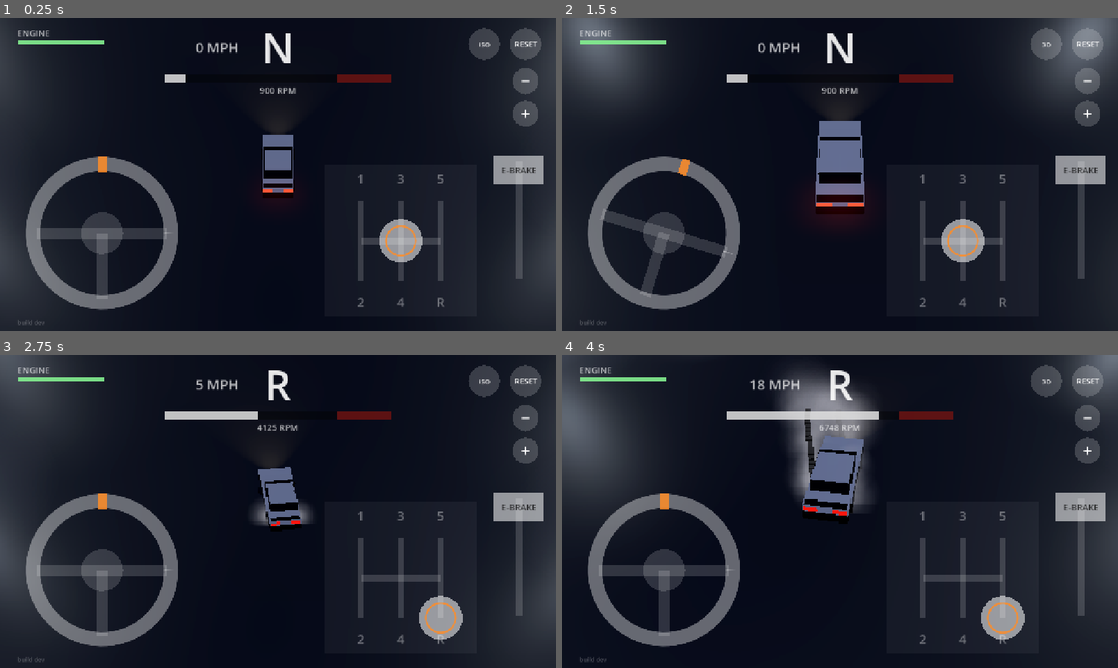
Above: before the commit, frames 1-4 (two rows, left to right).
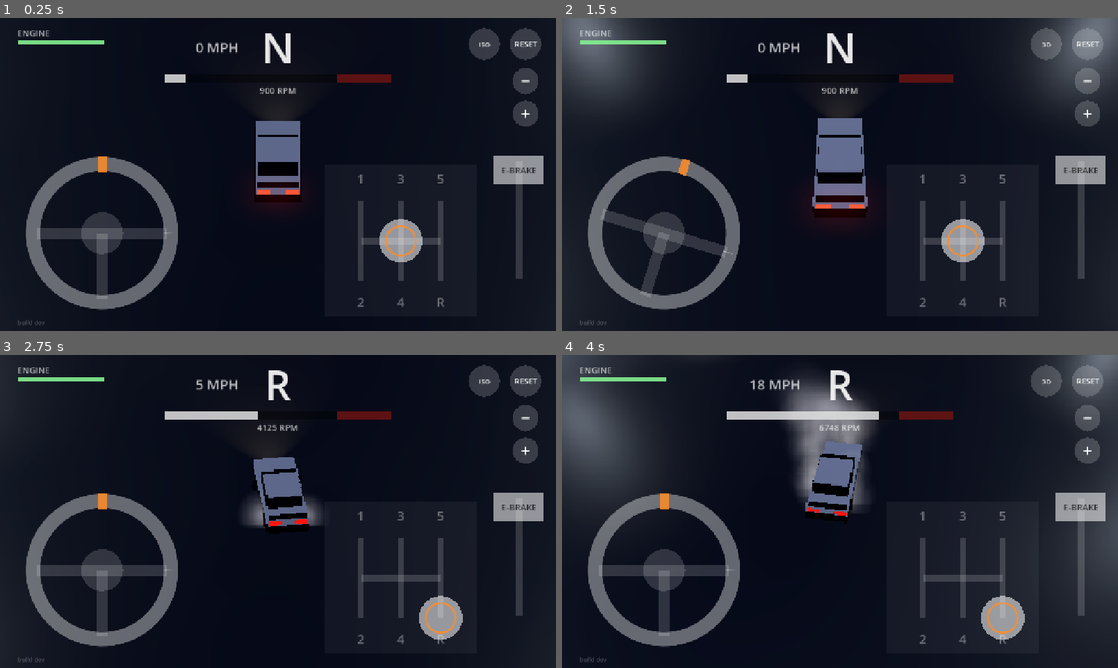
Above: after the commit, the same moments.

Repository: StoneColdOS/stick-drift
Game: Godot game, scene res://scenes/main.tscn
Same seed, same stepped clock (60 frames per second), same inputs: the game is played once before the commit and once after it.
Inputs (mouse positions are in pixels of both pictures, inside the frame that each line leads up to):
- Up to frame 1 (0.25 s): no input
- Up to frame 2 (1.5 s): tap Enter (reset) at 0.5, 1.25 s; move the mouse to (962, 158) at 0.52 s; hold D (steer_right) 0.53-1.25 s; tap V (view) at 0.6 s; click (962, 158) at 0.67 s; drag from (728, 190) to (812, 237) at 1.27 s
- Up to frame 3 (2.75 s): move the mouse to (333, 442) at 2.02 s; hold D (steer_right) from 2.03 s (still down); tap R (gear_r) at 2.1 s; tap V (view) at 2.3 s
- Up to frame 4 (4 s): release D (steer_right) at 2.75 s; drag from (812, 574) to (673, 464) at 2.77 s; move the mouse to (1006, 558) at 3.52 s; hold A (steer_left) from 3.53 s (still down); tap = (zoom_in) at 3.6 s; tap V (view) at 3.8 s

The runs differ from the first frame. In frame 1, 6.8% of the frame differs, in the area x 0-100%, y 0-91%; in frame 2, 0.6%; in frame 3, 6.6%; in frame 4, 1.5%.

Commit message:
More dramatic dynamic zoom in ISO: tighter when slow, much wider and higher when fast
Co-Authored-By: Claude Opus 5.5 <noreply@anthropic.com>
Claude-Session: https://claude.ai/code/session_01X5D3N9oUK59uFhYSHv3wU5

Diff:
--- a/scripts/chase_camera.gd
+++ b/scripts/chase_camera.gd
@@ -9,21 +9,21 @@
 ## set how close it sits when you're slow.
 
 const SAVE_PATH := "user://camera.cfg"
-const ISO := {"pitch_close": 40.0, "pitch_far": 55.0, "size_close": 13.0, "size_far": 50.0, "distance": 45.0}
+const ISO := {"pitch_close": 34.0, "pitch_far": 62.0, "size_close": 9.0, "size_far": 54.0, "distance": 55.0, "speed_pull": 0.85, "drift_pull": 0.25}
 const FOLLOW := {"pitch_close": 44.0, "pitch_far": 68.0, "dist_close": 13.0, "dist_far": 42.0}
 
 var car  ## car.gd
 var iso := true
-var zoom := 0.08                 ## base zoom when slow: 0 = close, 1 = far
+var zoom := 0.05                 ## base zoom when slow: 0 = close, 1 = far
 var look_ahead := 0.35
 var max_look_ahead := 9.0
-var speed_pull := 0.5             ## extra zoom at full speed (0 turns the dynamic zoom off)
-var full_speed := 35.0            ## m/s where the speed pull maxes out (~78 mph)
+var speed_pull := 0.5             ## 3D view: extra zoom at full speed (0 turns the dynamic zoom off). ISO has its own in ISO
+var full_speed := 32.0            ## m/s where the speed pull maxes out (~72 mph)
 var drift_pull := 0.15            ## extra zoom while drifting
 var follow_sharpness := 6.0
 var yaw_sharpness := 2.6
 
-var _zoom_smooth := 0.08
+var _zoom_smooth := 0.05
 var _dyn := 0.0
 var _yaw := 0.0
 var _focus := Vector3.ZERO
@@ -87,10 +87,12 @@
 
 	# Dynamic zoom: pull out with speed and drifting. Out a bit quicker than back in, so it
 	# doesn't pump in and out between gear changes.
-	var dyn_target := clampf(v.length() / full_speed, 0.0, 1.0) * speed_pull
+	var pull: float = ISO.speed_pull if iso else speed_pull
+	var dpull: float = ISO.drift_pull if iso else drift_pull
+	var dyn_target := clampf(v.length() / full_speed, 0.0, 1.0) * pull
 	if car.drifting:
-		dyn_target += drift_pull
-	var rate := 1.6 if dyn_target > _dyn else 0.7
+		dyn_target += dpull
+	var rate := 1.8 if dyn_target > _dyn else 0.7
 	_dyn = lerpf(_dyn, dyn_target, 1.0 - exp(-rate * dt))
 
 	var ahead := (v * look_ahead).limit_length(max_look_ahead)
